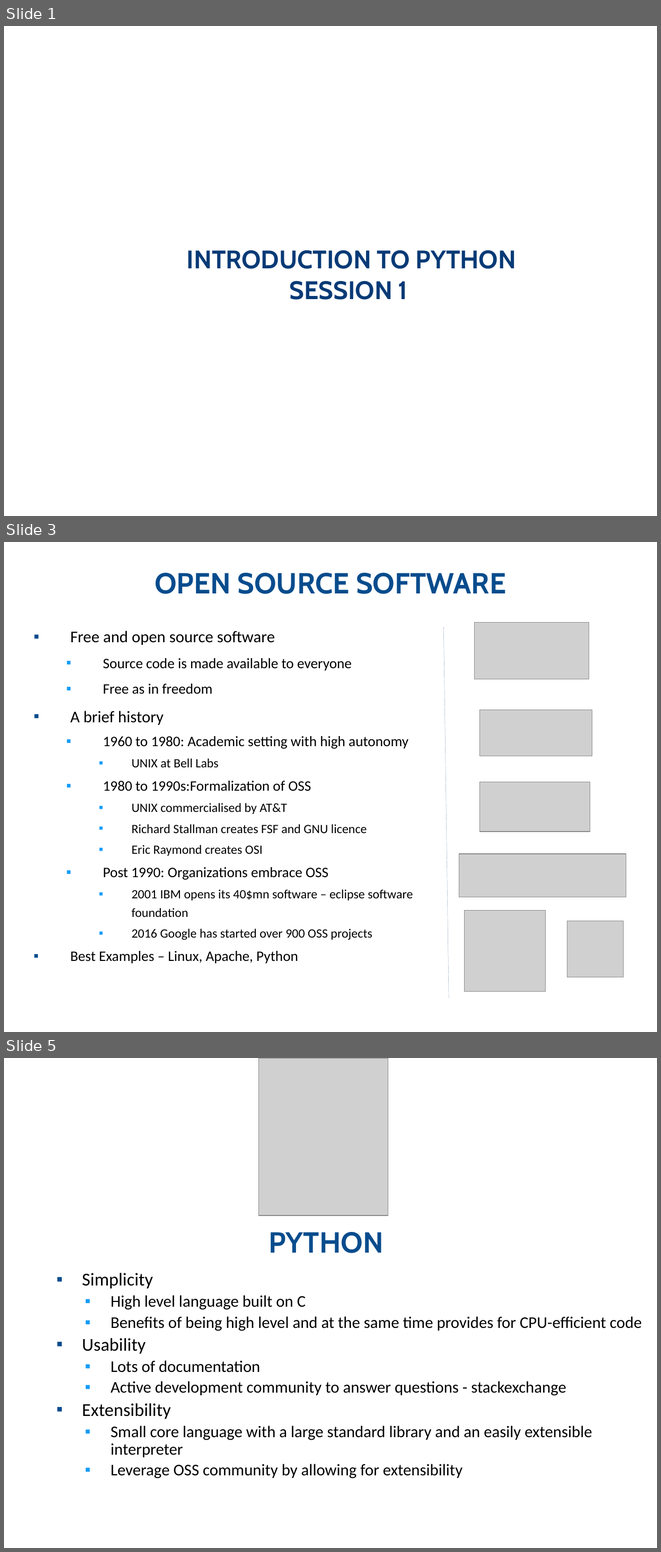
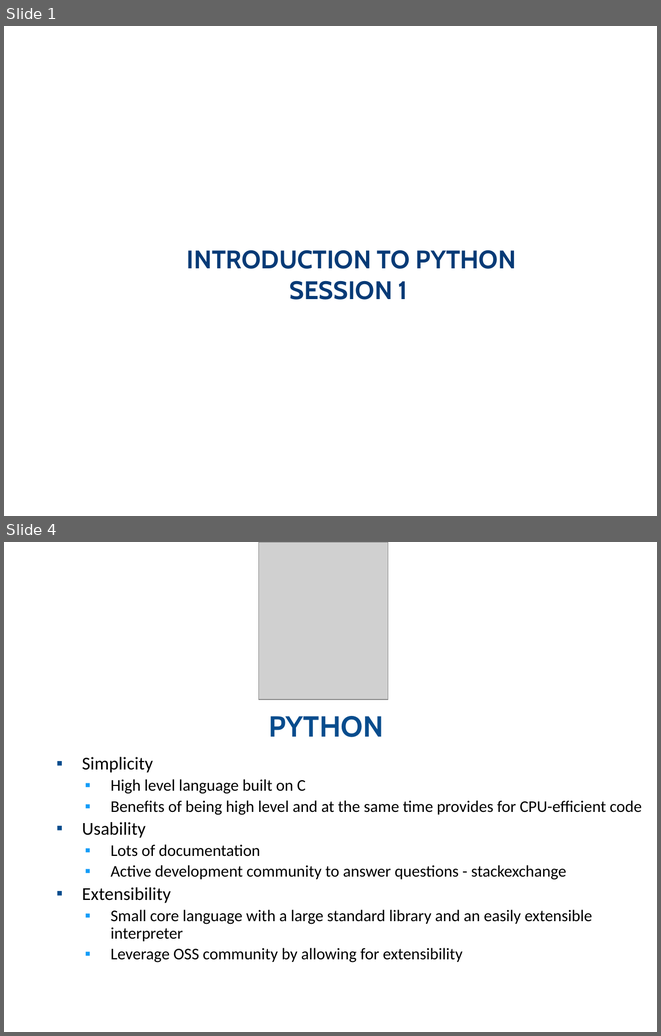
Before and after one commit to km-Poonacha/python4phd, a slide deck: Session 1/Python - Session 1 May 2019.pptx. Shown one above the other, each under a label of ours: slides 1, 3 and 5 before the commit, slides 1 and 4 after it; the slides between them are not shown. The pictures are 661x1552 and 661x1036 pixels, drawn with LibreOffice and Linux fonts; fonts in the diff are those of the drawing; grey boxes stand for pictures; background and template pictures are left out. Boxes give left, top, right and bottom in pixels: in the first picture for what was removed or moved away, otherwise in the second. Text is boxed around its words. In the diff, an @@ line names an element or a change of style, - is before the commit and + after.

```diff
--- a/Session 1/Python - Session 1 May 2019.pptx
+++ b/Session 1/Python - Session 1 May 2019.pptx
@@ slide 3 removed at (4, 542, 657, 1032), background #FFFFFF @@
@@ text removed at (155, 573, 506, 594) @@
-OPEN SOURCE SOFTWARE
@@ text removed at (70, 631, 413, 963) @@
-▪ Free and open source software
-  ▪ Source code is made available to everyone
-  ▪ Free as in freedom
-▪ A brief history
-  ▪ 1960 to 1980: Academic setting with high autonomy
-    ▪ UNIX at Bell Labs
-  ▪ 1980 to 1990s:Formalization of OSS
-    ▪ UNIX commercialised by AT&T
-    ▪ Richard Stallman creates FSF and GNU licence
-    ▪ Eric Raymond creates OSI
-  ▪ Post 1990: Organizations embrace OSS
-    ▪ 2001 IBM opens its 40$mn software – eclipse software foundation
-    ▪ 2016 Google has started over 900 OSS projects
-▪ Best Examples – Linux, Apache, Python
@@ line removed from (443, 627) to (449, 998) @@
@@ picture removed at (475, 623, 590, 679) @@
@@ picture removed at (479, 710, 592, 756) @@
@@ picture removed at (479, 782, 590, 831) @@
@@ picture removed at (459, 854, 626, 897) @@
@@ picture removed at (465, 910, 545, 991) @@
@@ picture removed at (567, 921, 623, 977) @@
@@ what was slide 5 is now slide 4 @@
```
Also in this commit, not shown: 2 slides changed.
